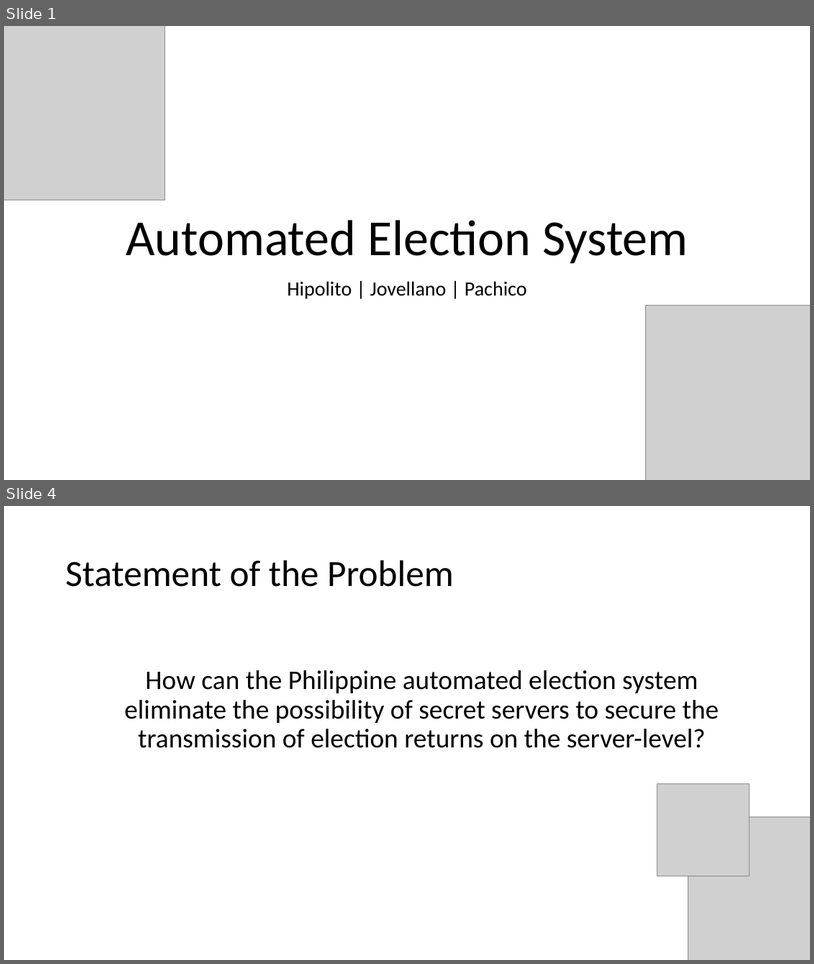
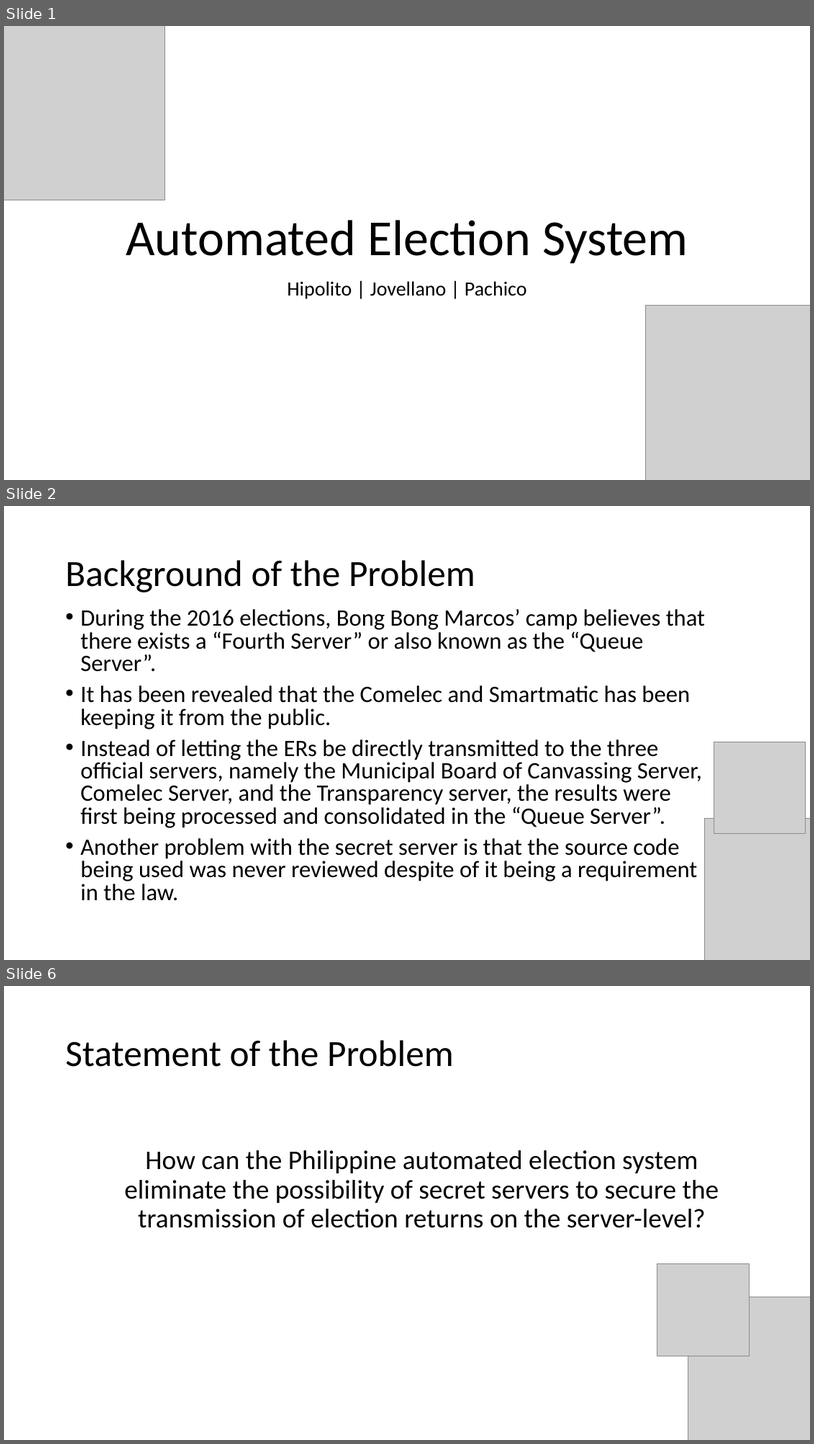
Before and after one commit to seans888/Project---Automate-Election, a slide deck: Documentation/Finals_Sysadd1.pptx. Shown one above the other, each under a label of ours: slides 1 and 4 before the commit, slides 1, 2 and 6 after it; the slides between them are not shown. The pictures are 814x964 and 814x1444 pixels, drawn with LibreOffice and Linux fonts; fonts in the diff are those of the drawing; grey boxes stand for pictures. Boxes give left, top, right and bottom in pixels: in the first picture for what was removed or moved away, otherwise in the second. Text is boxed around its words. In the diff, an @@ line names an element or a change of style, - is before the commit and + after.

```diff
--- a/Documentation/Finals_Sysadd1.pptx
+++ b/Documentation/Finals_Sysadd1.pptx
@@ slide 2 added at (4, 506, 810, 960), background #FFFFFF @@
@@ title added at (65, 560, 476, 592), 44 pt, text #000000 @@
+Background of the Problem
@@ text added at (80, 609, 705, 901), 28 pt, text #000000 @@
+• During the 2016 elections, Bong Bong Marcos’ camp believes that there exists a “Fourth Server” or also known as the “Queue Server”.
+• It has been revealed that the Comelec and Smartmatic has been keeping it from the public.
+• Instead of letting the ERs be directly transmitted to the three official servers, namely the Municipal Board of Canvassing Server, Comelec Server, and the Transparency server, the results were first being processed and consolidated in the “Queue Server”.
+• Another problem with the secret server is that the source code being used was never reviewed despite of it being a requirement in the law.
@@ picture added at (714, 742, 806, 834) @@
@@ picture added at (705, 818, 810, 960) @@
@@ what was slide 4 is now slide 6 @@
```
Also in this commit, not shown: 7 slides changed, 1 other slide added, 2 slides removed.
